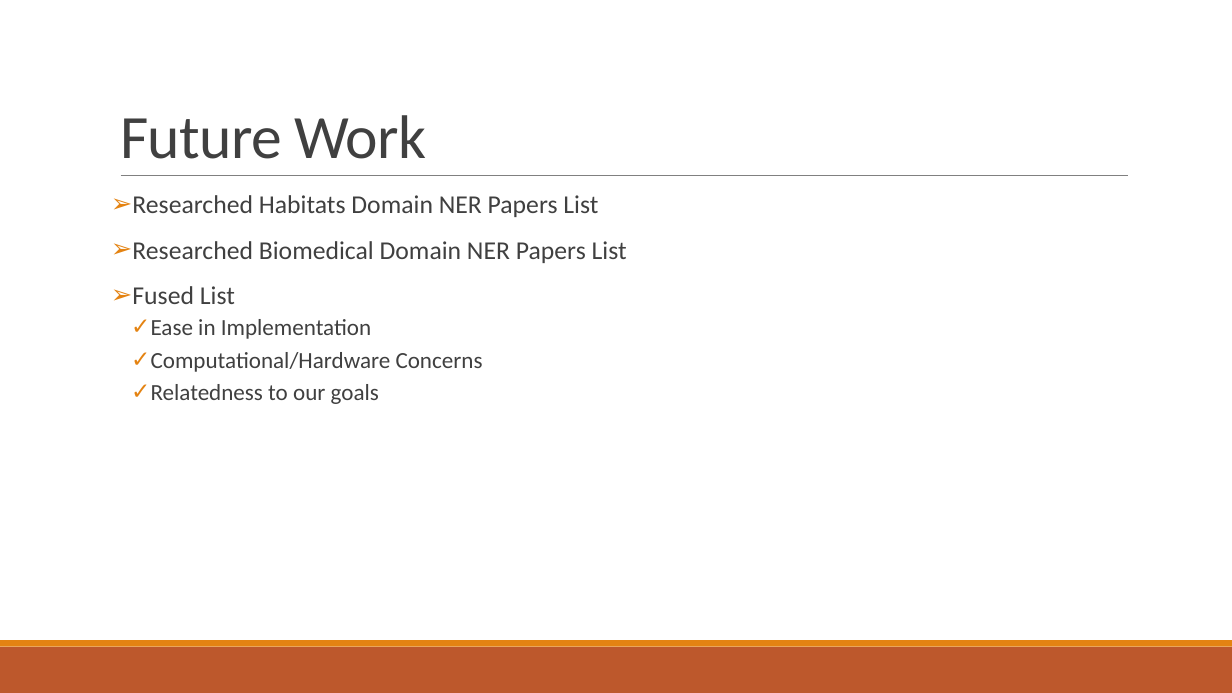
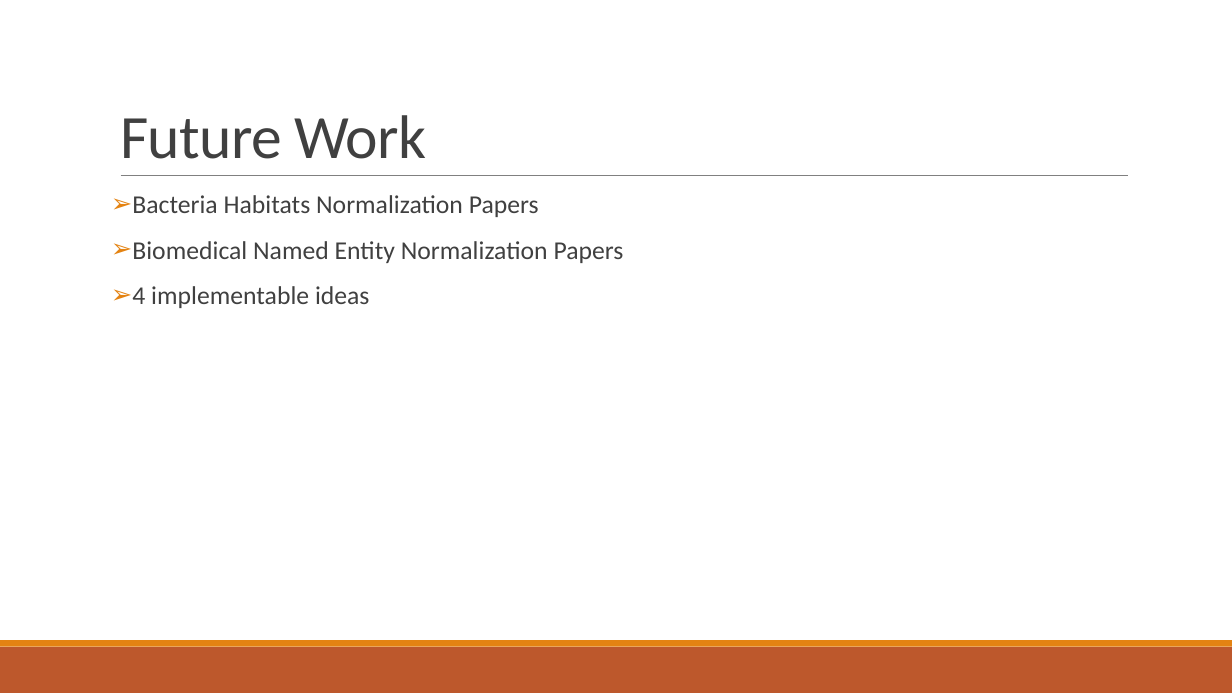
Before and after one commit to abdullahyldz/Cmpe493TermProject, a slide deck: slide 14 of Slides/Combined.pptx (slide 15 before the commit). Drawn at 1232x693 pixels with LibreOffice and Linux fonts; fonts in the diff are those of the drawing. Boxes give left, top, right and bottom in pixels: in the first picture for what was removed or moved away, otherwise in the second. Text is boxed around its words. In the diff, an @@ line names an element or a change of style, - is before the commit and + after.

```diff
--- a/Slides/Combined.pptx
+++ b/Slides/Combined.pptx
@@ text at [132,195,624,308]: text changed @@
-➢ Researched Habitats Domain NER Papers List
-➢ Researched Biomedical Domain NER Papers List
-➢ Fused List
-  ✓ Ease in Implementation
-  ✓ Computational/Hardware Concerns
-  ✓ Relatedness to our goals
+➢ Bacteria Habitats Normalization Papers
+➢ Biomedical Named Entity Normalization Papers
+➢ 4 implementable ideas
```
Also in this commit, not shown: 14 other slides changed, 2 slides removed, 1 other file.
